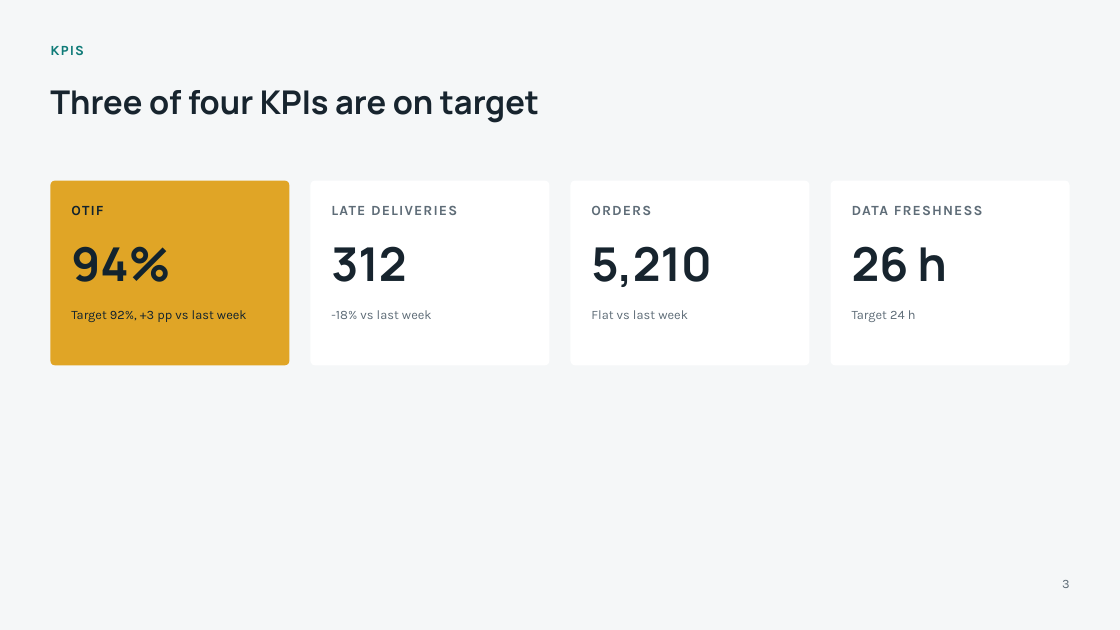
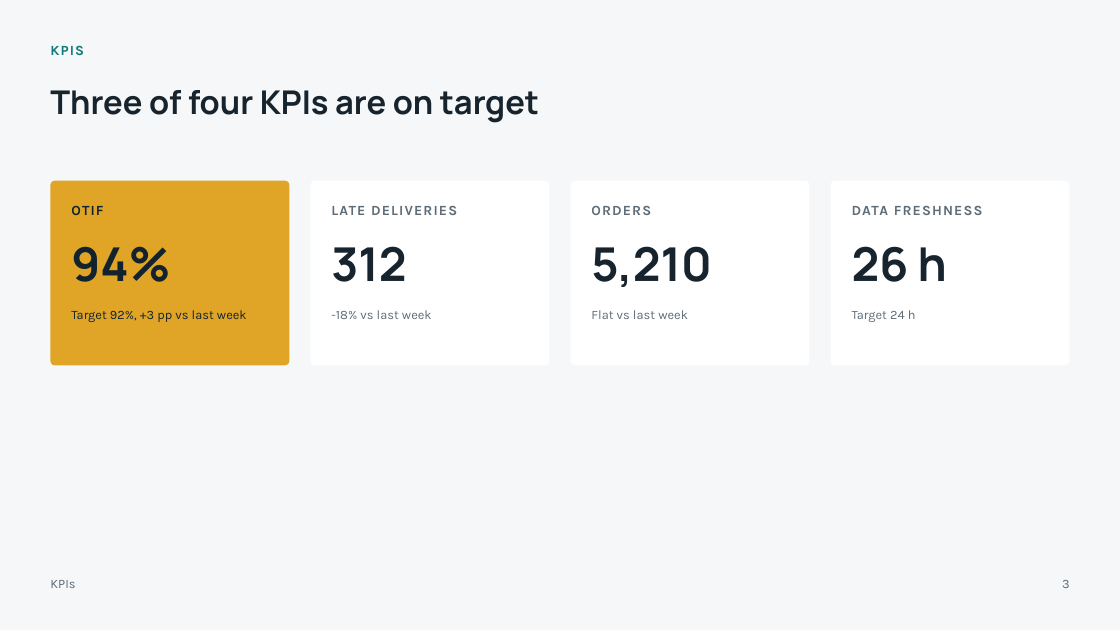
Before and after one commit to vinivaliati/vinivaliati-ai-template, a slide deck: slide 3 of skills/presentations/assets/status-report.pptx. Drawn at 1120x630 pixels with LibreOffice and Linux fonts; fonts in the diff are those of the drawing. Boxes give left, top, right and bottom in pixels: in the first picture for what was removed or moved away, otherwise in the second. Text is boxed around its words. In the diff, an @@ line names an element or a change of style, - is before the commit and + after.

```diff
--- a/skills/presentations/assets/status-report.pptx
+++ b/skills/presentations/assets/status-report.pptx
@@ text added at <box>50,580,75,588</box>, 11 pt, text #5E6C77 @@
+KPIs
```
Also in this commit, not shown: 3 other slides changed, 29 other files.
